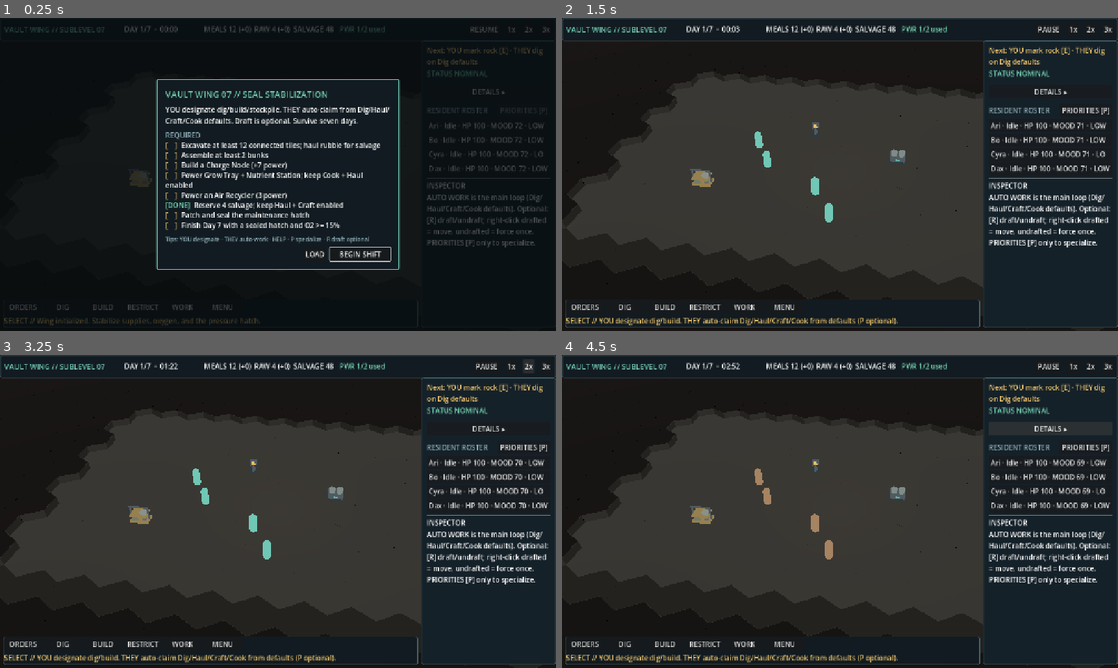
Above: before the commit, frames 1-4 (two rows, left to right).
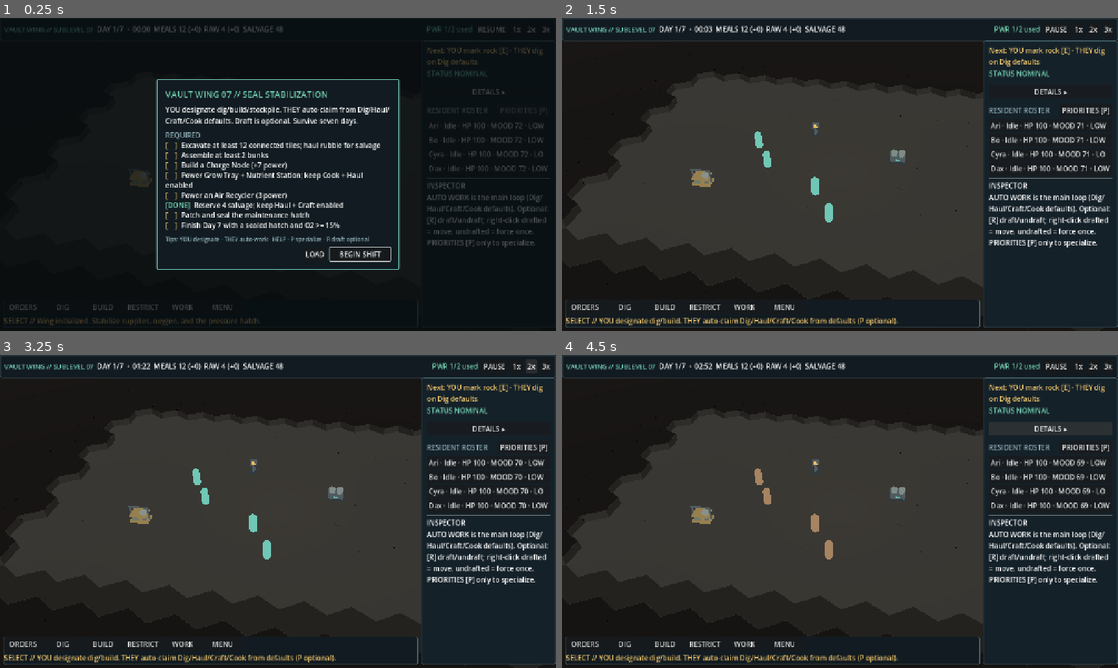
Above: after the commit, the same moments.

Repository: rccoleman19/VaultTycoon
Game: Godot game, scene res://scenes/main.tscn
Two runs of this game, one before a commit and one after it. Both use one fixed random seed, a clock stepped at 60 frames per second and the inputs below.
Inputs:
- Up to frame 1 (0.25 s): no input
- Up to frame 2 (1.5 s): click "3x" at 0.5 s; click "BEGIN SHIFT" at 1.25 s
- Up to frame 3 (3.25 s): click "1x" at 2 s; click "2x" at 2.75 s
- Up to frame 4 (4.5 s): click "DETAILS ▸" at 3.5 s; click "DETAILS ▾" at 4.25 s

The runs differ from the first frame. In frame 1, 0.6% of the frame differs, in the area x 1-97%, y 2-5%; in frame 2, 1.1%, in the area x 0-97%, y 2-5%; in frame 3, 1.1%; in frame 4, 1.1%.

Commit message:
Top bar keeps PAUSE and 1x-3x on screen
At the 1280-wide layout (which a 1280x800 or 1024x576 window also
gets) the top row's fixed label widths plus the longer stats text
pushed past the right edge and cut off 3x: a fresh wing needed 1269 px
with the meals-days readout, and three-digit stocks with a brownout
needed up to 1408 px of the 1260 px available. The resource stats now
take the free width and clip past it, the power status keeps its own
natural width so BROWNOUT and shed load always read in full, the brand
and clock drop their padded minimums, the brand steps from 17 to 15 pt
and the gaps shrink from 14 to 8 px. A new headless test checks every
top-bar control and 12 px of spare width at all three window sizes,
fresh and with every stat at its longest.

QA 2026-10-18c follow-up (top bar)

Diff:
--- a/scripts/player_orders.gd
+++ b/scripts/player_orders.gd
@@ -100,26 +100,24 @@
 	root.add_child(top_panel)
 	var top_row := HBoxContainer.new()
 	top_row.set_anchors_and_offsets_preset(Control.PRESET_FULL_RECT, Control.PRESET_MODE_MINSIZE, 10)
-	top_row.add_theme_constant_override("separation", 14)
+	top_row.add_theme_constant_override("separation", TOP_ROW_SEPARATION)
 	top_panel.add_child(top_row)
 	var brand := Label.new()
 	brand.text = "VAULT WING // SUBLEVEL 07"
 	brand.add_theme_color_override("font_color", Color("77d3bc"))
-	brand.add_theme_font_size_override("font_size", 17)
-	brand.custom_minimum_size.x = 262
+	brand.add_theme_font_size_override("font_size", 15)
 	top_row.add_child(brand)
 	clock_label = Label.new()
-	clock_label.custom_minimum_size.x = 170
 	top_row.add_child(clock_label)
+	# Top-bar fit: the resource stats take the free width and clip past it, so PAUSE and 1x-3x always
+	# stay on screen; the power status (BROWNOUT, shed load) always reads in full at its own width.
 	resource_label = Label.new()
-	resource_label.custom_minimum_size.x = 185
+	resource_label.custom_minimum_size.x = TOP_RESOURCE_MIN_WIDTH
+	resource_label.size_flags_horizontal = Control.SIZE_EXPAND_FILL
+	resource_label.clip_text = true
 	top_row.add_child(resource_label)
 	power_label = Label.new()
-	power_label.custom_minimum_size.x = 210
 	top_row.add_child(power_label)
-	var spacer := Control.new()
-	spacer.size_flags_horizontal = Control.SIZE_EXPAND_FILL
-	top_row.add_child(spacer)
 	pause_button = Button.new()
 	pause_button.text = "PAUSE"
 	pause_button.pressed.connect(func() -> void: game.toggle_pause())
@@ -2198,6 +2196,10 @@
 	game.set_tool(tool)
 
 
+const TOP_RESOURCE_MIN_WIDTH := 200.0
+const TOP_ROW_SEPARATION := 8
+
+
 func _on_speed_pressed(speed: int) -> void:
 	game.set_speed(speed)
 
--- /dev/null
+++ b/tests/test_topbar_fit.gd
@@ -0,0 +1,127 @@
+extends "res://tests/test_runner.gd"
+
+# Top-bar fit: at the 1280x720 design size, which canvas_items/keep also gives 1280x800 and
+# 1024x576 windows, every top-bar control stays fully on screen with room to spare, and the
+# stats text stays readable in the busiest case.
+
+const SPARE := 12.0
+const LAYOUT_FRAMES := 4
+# The busiest resource line once the meals-days readout (#89-era HUD leaf) is merged.
+const MEALS_DAYS_LINE := "MEALS 188 (+0) · 47.0 DAYS  RAW 188 (+0)  SALVAGE 188"
+
+
+func _run() -> void:
+	for window in [Vector2i(1280, 720), Vector2i(1280, 800), Vector2i(1024, 576)]:
+		await _run_frame_case("top bar fits a %dx%d window, fresh wing" % [window.x, window.y], _test_fresh.bind(window))
+		await _run_frame_case("top bar fits a %dx%d window with every stat at its longest" % [window.x, window.y], _test_busiest.bind(window))
+	await _run_frame_case("the 54-character meals-days stats line reads in full beside a BROWNOUT", _test_busiest.bind(Vector2i(1280, 720), MEALS_DAYS_LINE))
+	await _run_frame_case("an overlong stats line clips instead of pushing 3x off screen", _test_overlong)
+	print("")
+	if _failure_count == 0:
+		print("TOPBAR FIT TESTS PASSED: %d cases, %d assertions" % [_case_count, _assertion_count])
+		quit(0)
+	else:
+		printerr("TOPBAR FIT TESTS FAILED: %d/%d cases, %d failed assertions of %d" % [_failed_case_count, _case_count, _failure_count, _assertion_count])
+		quit(1)
+
+
+func _run_frame_case(case_name: String, test_callable: Callable) -> void:
+	_case_count += 1
+	_current_case = case_name
+	var failures_before := _failure_count
+	print("[TEST] %s" % case_name)
+	await test_callable.call()
+	if _failure_count == failures_before:
+		print("[PASS] %s" % case_name)
+	else:
+		_failed_case_count += 1
+
+
+func _layout() -> void:
+	for _frame in LAYOUT_FRAMES:
+		await process_frame
+
+
+func _game(window: Vector2i) -> VaultGame:
+	root.size = window
+	var game := _spawn_game()
+	game.begin_shift()
+	game.user_paused = true
+	return game
+
+
+func _text_width(label: Label) -> float:
+	var font := label.get_theme_font("font")
+	return font.get_string_size(label.text, HORIZONTAL_ALIGNMENT_LEFT, -1, label.get_theme_font_size("font_size")).x
+
+
+func _assert_fits(game: VaultGame, context: String) -> void:
+	var orders := game.player_orders
+	var row := orders.clock_label.get_parent() as HBoxContainer
+	var view := root.get_visible_rect()
+	_assert_equal(view.size.x, 1280.0, "%s: the UI lays out at the 1280 design width" % context)
+	var room := row.size.x - row.get_combined_minimum_size().x
+	_assert_true(room >= SPARE, "%s: the top row's minimum leaves %.0f px spare (>= %d)" % [context, room, SPARE])
+	for child: Node in row.get_children():
+		var control := child as Control
+		if control == null or not control.visible:
+			continue
+		var rect := control.get_global_rect()
+		_assert_true(rect.position.x >= view.position.x and rect.end.x <= view.end.x - SPARE + 2.0, "%s: '%s' is on screen (x %.0f..%.0f of %.0f)" % [context, str(control.get("text")), rect.position.x, rect.end.x, view.end.x])
+	var last := row.get_child(row.get_child_count() - 1) as Button
+	_assert_equal(last.text, "3x", "%s: 3x is the last control" % context)
+	_assert_true(last.get_global_rect().end.x <= view.end.x - SPARE + 2.0, "%s: 3x ends %.0f px inside the screen edge" % [context, view.end.x - last.get_global_rect().end.x])
+	for label: Label in [orders.clock_label, orders.resource_label, orders.power_label]:
+		var spare := label.size.x - _text_width(label)
+		_assert_true(spare >= 0.0, "%s: '%s' reads in full (%.0f px spare)" % [context, label.text, spare])
+
+
+func _test_fresh(window: Vector2i) -> void:
+	var game := _game(window)
+	game.player_orders.refresh()
+	await _layout()
+	_assert_fits(game, "fresh")
+	_dispose(game)
+
+
+func _test_busiest(window: Vector2i, resource_text := "") -> void:
+	var game := _game(window)
+	for index in 6:
+		var lamp := _add_completed_building(game, VaultBuilding.Kind.LAMP, Vector2i(18 + index, 12))
+		lamp.powered = true
+	_add_completed_building(game, VaultBuilding.Kind.KITCHEN, Vector2i(18, 13))
+	game.food_system.meals = 188
+	game.food_system.raw_food = 188
+	game.food_system.salvage = 188
+	game.day_cycle.deserialize({"elapsed_seconds": 59.0 * 60.0 + 59.0, "current_day": 7, "completed": false})
+	game.power_grid.recalculate(game.buildings)
+	game.player_orders.refresh()
+	if not resource_text.is_empty():
+		# Hold the per-frame HUD refresh so the injected line is what gets laid out.
+		game.set_process(false)
+		game.player_orders.resource_label.text = resource_text
+	await _layout()
+	_assert_true(game.power_grid.brownout_active, "busiest: the grid is browned out (longest power text)")
+	_assert_true(game.player_orders.power_label.text.contains("shed") and game.player_orders.power_label.text.contains("BROWNOUT"), "busiest: power text names shed load and BROWNOUT")
+	_assert_true(game.player_orders.resource_label.text.contains("188"), "busiest: three-digit stocks")
+	_assert_fits(game, "busiest")
+	_dispose(game)
+
+
+func _test_overlong() -> void:
+	var game := _game(Vector2i(1280, 720))
+	var orders := game.player_orders
+	orders.refresh()
+	game.set_process(false)
+	orders.power_label.text = "PWR 88/88 used · 88 shed · BROWNOUT"
+	orders.resource_label.text = MEALS_DAYS_LINE + "  " + MEALS_DAYS_LINE
+	await _layout()
+	var row := orders.clock_label.get_parent() as HBoxContainer
+	var view := root.get_visible_rect()
+	_assert_true(orders.resource_label.clip_text, "the stats clip")
+	_assert_true(_text_width(orders.resource_label) > orders.resource_label.size.x, "the overlong line really is wider than its slot")
+	_assert_true(row.size.x - row.get_combined_minimum_size().x >= SPARE, "the row minimum still leaves %d px" % SPARE)
+	var last := row.get_child(row.get_child_count() - 1) as Button
+	_assert_true(last.text == "3x" and last.get_global_rect().end.x <= view.end.x - SPARE + 2.0, "3x stays on screen")
+	_assert_true(orders.power_label.size.x >= _text_width(orders.power_label), "the BROWNOUT power status still reads in full")
+	_dispose(game)
Not shown, added: tests/test_topbar_fit.gd.uid
Not shown, changed: scripts/check.sh
